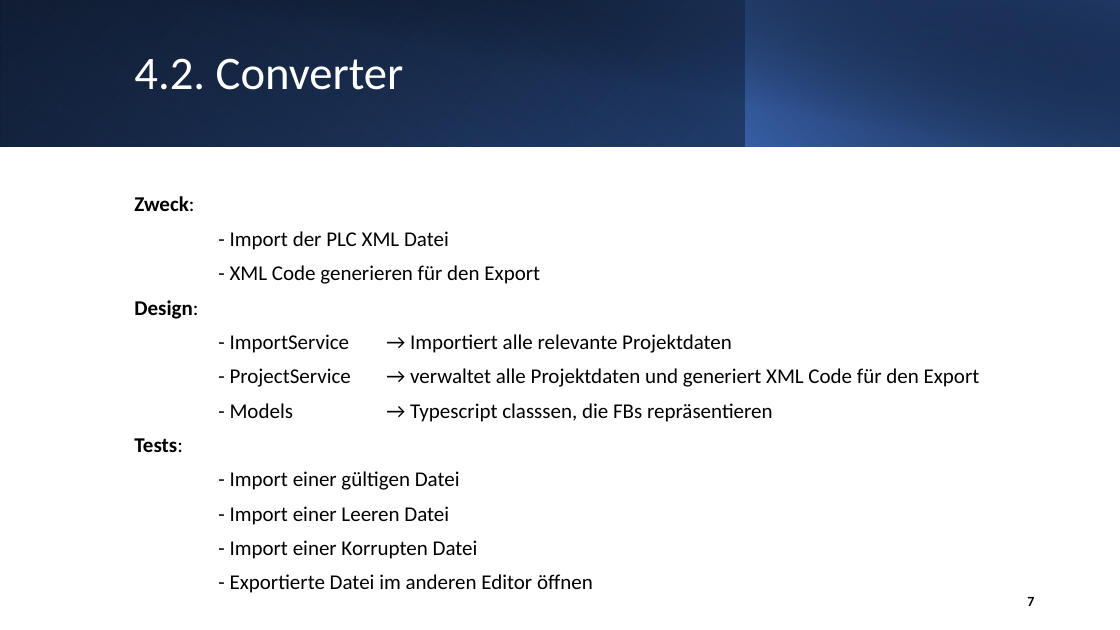
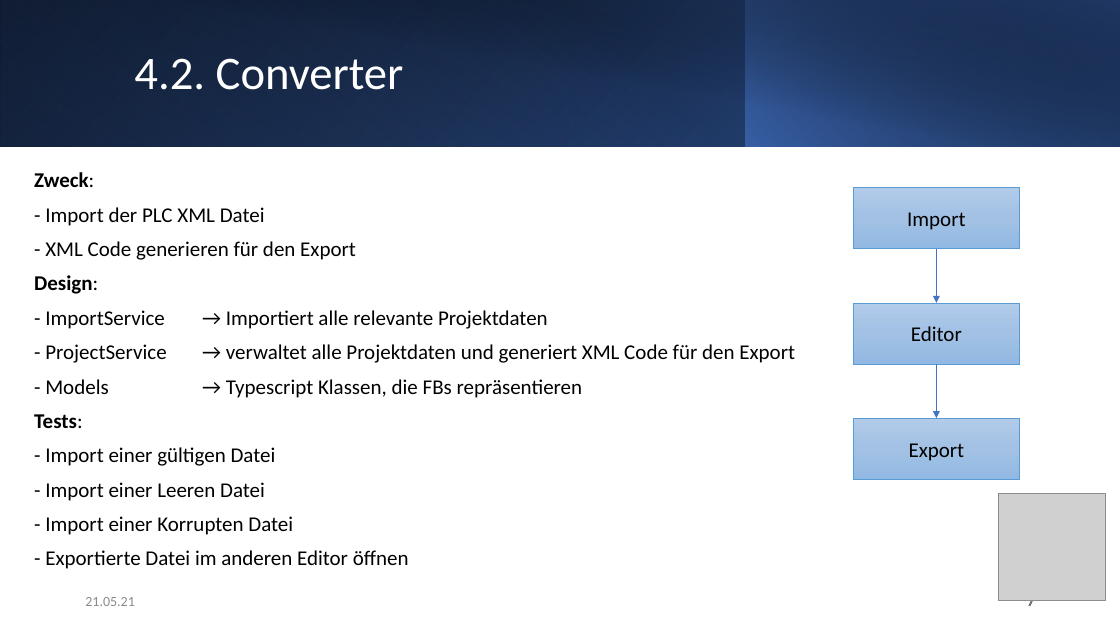
Before and after one commit to elian15122000/TINF19C-PLCOpen-Editor, a slide deck: slide 8 of PROJECT/TINF19C_4.SemesterPräsentation_Team_1_2v0.pptx. Drawn at 1120x630 pixels with LibreOffice and Linux fonts; fonts in the diff are those of the drawing; grey boxes stand for pictures. Boxes give left, top, right and bottom in pixels: in the first picture for what was removed or moved away, otherwise in the second. Text is boxed around its words. In the diff, an @@ line names an element or a change of style, - is before the commit and + after.

```diff
--- a/PROJECT/TINF19C_4.SemesterPräsentation_Team_1_2v0.pptx
+++ b/PROJECT/TINF19C_4.SemesterPräsentation_Team_1_2v0.pptx
@@ text "Zweck:": place and size @@
-text "Zweck:" at <box>134,231,980,593</box>
+text "Zweck:" at <box>34,207,795,569</box>
@@ rectangle added at <box>854,187,1020,249</box>, fill gradient #B1CBE9 to #A3C1E5 to #93B9E4, outline #5B9BD5 0.5 pt, 18 pt, text #000000 @@
+Import
@@ arrow added from (937, 249) to (937, 303), #4472C4 1.5 pt @@
@@ rectangle added at <box>854,303,1020,365</box>, fill gradient #B1CBE9 to #A3C1E5 to #93B9E4, outline #5B9BD5 0.5 pt, 18 pt, text #000000 @@
+Editor
@@ text at <box>45,379,583,398</box>: text changed @@
-- Models → Typescript classsen, die FBs repräsentieren
+- Models → Typescript Klassen, die FBs repräsentieren
@@ arrow added from (937, 364) to (937, 418), #4472C4 1.5 pt @@
@@ rectangle added at <box>854,418,1020,480</box>, fill gradient #B1CBE9 to #A3C1E5 to #93B9E4, outline #5B9BD5 0.5 pt, 18 pt, text #000000 @@
+Export
@@ picture added at <box>998,494,1105,601</box> @@
@@ text added at <box>85,597,135,606</box>, 12 pt, text #8C8C8C @@
+21.05.21
@@ page number added at <box>791,584,1044,618</box>, 12 pt, text #8C8C8C @@
+7
```
Also in this commit, not shown: 10 other slides changed, 4 slides added.
